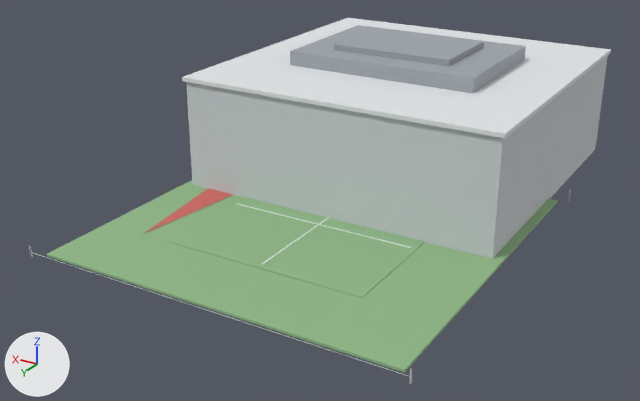
The glTF model web/public/models/lod/buildings-3-far.glb, before and after one commit.
Rendered twice from a 50 mm lens placed at (-42.7, 84.9, 38.5), pointed at (2.4, 9.7, 0.9). Lighting does not change. The marker at lower left points along +X, +Y and +Z. The first picture is the older version. Where no turn or scale is listed for an object, it has been applied to the vertices. Vertices at exactly the same position are counted once.

In view in the first picture: '北区体育馆 · Gym fence rail.001', '北区体育馆 · Gym field grass.001', '北区体育馆 · Gym pale panel.001', '北区体育馆 · Gym roof metal.001', '北区体育馆 · Gym track red.001', '北区体育馆 · Gym trim.001' and 2 more.
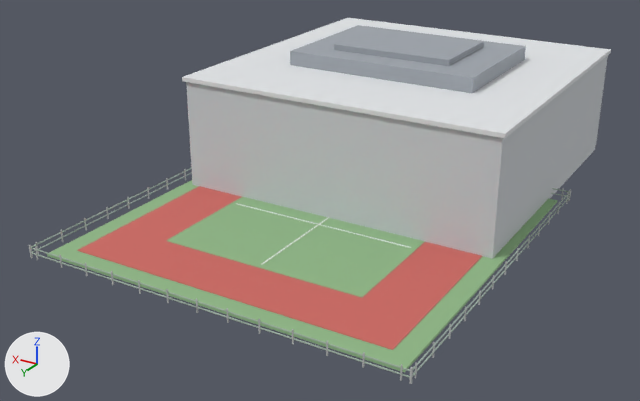
What changed in the scene script:
```text
Change me_北区体育馆___gym_track_red_001:
    used by ob_北区体育馆___gym_track_red_001; location = (14.0, 14.0, 0.29); scale = (11.0, 11.0, 11.0)
    remove me_北区体育馆___gym_track_red_001.from_pydata(...)  # 3 vertices, 1 face; spans x -0.27..0.27, y -1.0..1.0, z 0.0
    add me_北区体育馆___gym_track_red_001.from_pydata(...)  # 24 vertices, 48 faces; spans x -1.0..1.0, y -1.0..1.0, z 0.0
    me_北区体育馆___gym_track_red_001 part 1: the whole mesh is rebuilt
Change me_北区体育馆___gym_fence_rail_001:
    used by ob_北区体育馆___gym_fence_rail_001; location = (0.0, 34.0, 0.56); scale = (20.0, 20.0, 20.0)
    remove me_北区体育馆___gym_fence_rail_001.from_pydata(...)  # 4 vertices, 2 faces; spans x -1.0..1.0, y 0.0, z 0.0
    add me_北区体育馆___gym_fence_rail_001.from_pydata(...)  # 64 vertices, 96 faces; spans x -1.0..1.0, y -1.0..1.0, z -0.02..0.02
    me_北区体育馆___gym_fence_rail_001 part 2: the whole mesh is rebuilt
Change ob_北区体育馆___gym_track_red_001:
    ob_北区体育馆___gym_track_red_001.location: (14.0, 14.0, 0.29) -> (0.0, 14.0, 0.22)
    ob_北区体育馆___gym_track_red_001.scale: (11.0, 11.0, 11.0) -> (17.0, 17.0, 17.0)
Change ob_北区体育馆___gym_fence_rail_001:
    ob_北区体育馆___gym_fence_rail_001.location: (0.0, 34.0, 0.56) -> (0.0, 14.0, 0.8)
```

Boxes (x1, y1, x2, y2) around the edits, measured in the pictures (640 x 401 px):
'北区体育馆 · Gym track red.001', reshaped, moved, rescaled
    before: (145, 188, 233, 233)
    after: (77, 186, 482, 350)
'北区体育馆 · Gym fence rail.001', reshaped, moved
    before: (31, 252, 410, 377)
    after: (30, 168, 570, 378)
